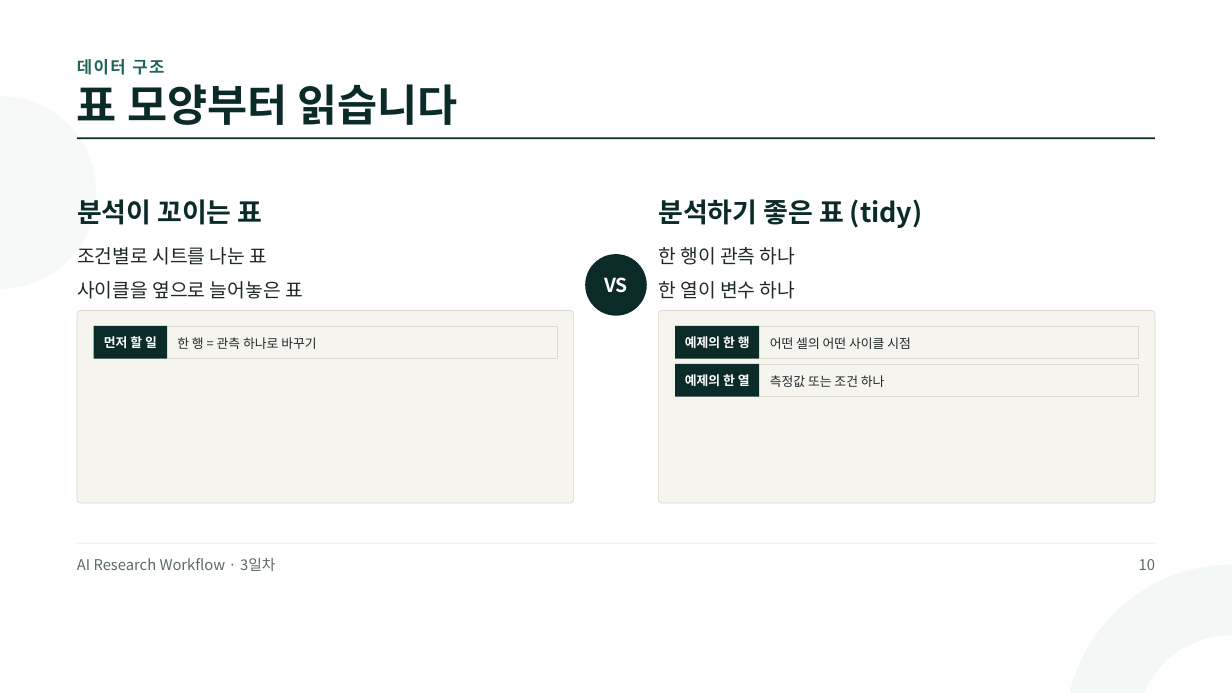
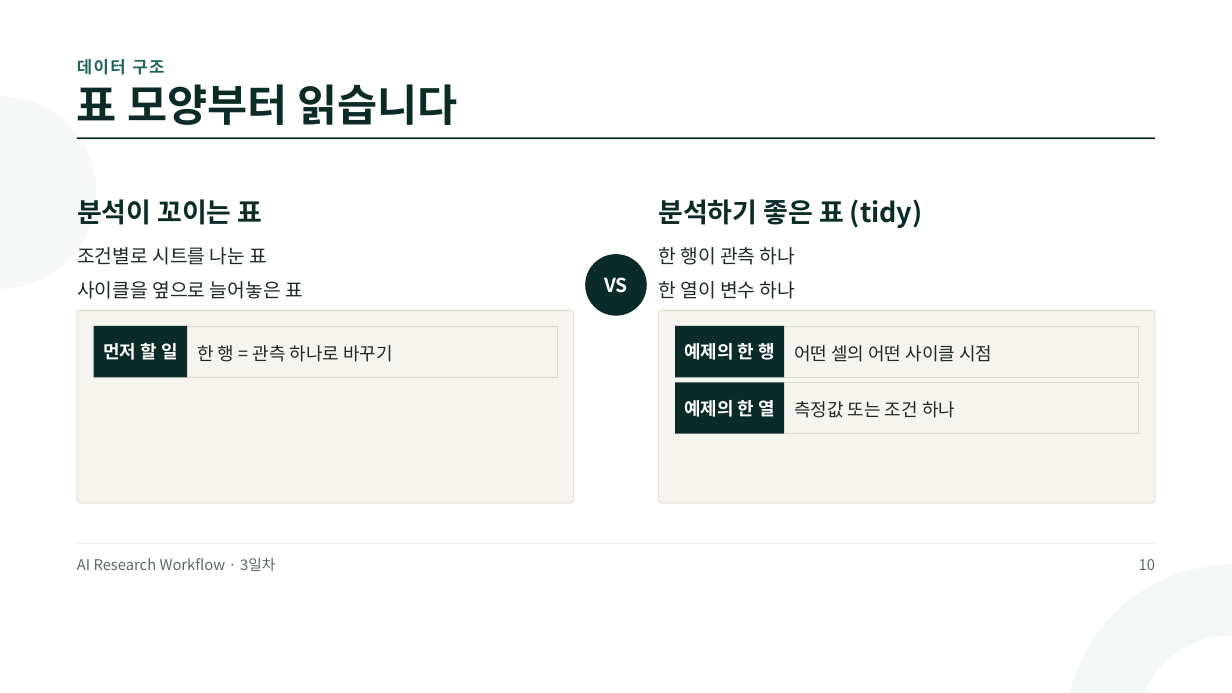
Before and after one commit to jungaistar/materials, a slide deck: slide 10 of grad/grad_day3.pptx. Drawn at 1232x693 pixels with LibreOffice and Linux fonts; fonts in the diff are those of the drawing. Boxes give left, top, right and bottom in pixels: in the first picture for what was removed or moved away, otherwise in the second. Text is boxed around its words. In the diff, an @@ line names an element or a change of style, - is before the commit and + after.

```diff
--- a/grad/grad_day3.pptx
+++ b/grad/grad_day3.pptx
@@ rectangle resized from (x1=94, y1=326, x2=167, y2=359) to (x1=94, y1=326, x2=187, y2=377) @@
@@ rectangle resized from (x1=167, y1=326, x2=557, y2=359) to (x1=187, y1=326, x2=557, y2=377) @@
@@ text "한 행 = 관측 하나로 ..." moved from (x1=177, y1=337, x2=316, y2=349) to (x1=197, y1=345, x2=393, y2=362) @@
@@ rectangle resized from (x1=675, y1=326, x2=760, y2=359) to (x1=675, y1=326, x2=784, y2=377) @@
@@ rectangle resized from (x1=760, y1=326, x2=1138, y2=359) to (x1=784, y1=326, x2=1138, y2=377) @@
@@ text "어떤 셀의 어떤 사이클 시점" moved from (x1=770, y1=337, x2=911, y2=349) to (x1=794, y1=345, x2=992, y2=362) @@
@@ size 15 to 21 pt in 6 elements at (x1=197, y1=345, x2=393, y2=362), (x1=794, y1=345, x2=992, y2=362), (x1=794, y1=401, x2=955, y2=418), (x1=103, y1=343, x2=178, y2=360), (x1=684, y1=343, x2=775, y2=360), (x1=684, y1=400, x2=775, y2=417) @@
@@ text "예제의 한 열" moved from (x1=685, y1=374, x2=750, y2=386) to (x1=684, y1=400, x2=775, y2=417) @@
@@ rectangle resized from (x1=675, y1=364, x2=760, y2=397) to (x1=675, y1=383, x2=784, y2=434) @@
@@ rectangle resized from (x1=760, y1=364, x2=1138, y2=397) to (x1=784, y1=383, x2=1138, y2=434) @@
@@ text "측정값 또는 조건 하나" moved from (x1=770, y1=375, x2=885, y2=387) to (x1=794, y1=401, x2=955, y2=418) @@
```
Also in this commit, not shown: 1 other slide changed, 7 other files.
